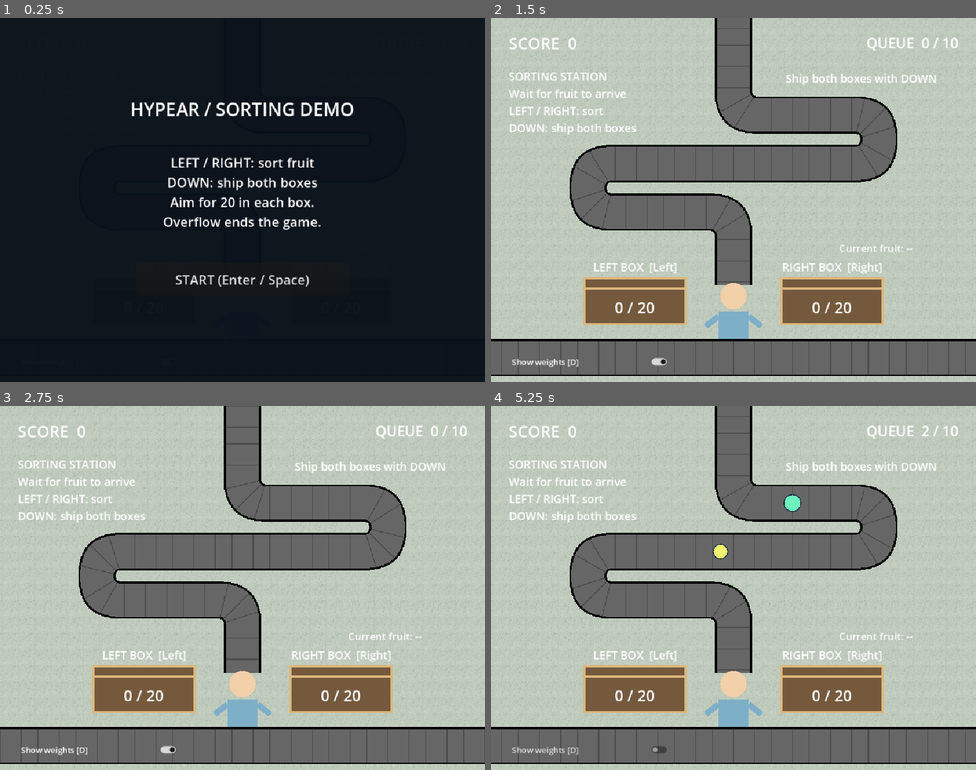
Above: before the commit, frames 1-4 (two rows, left to right).
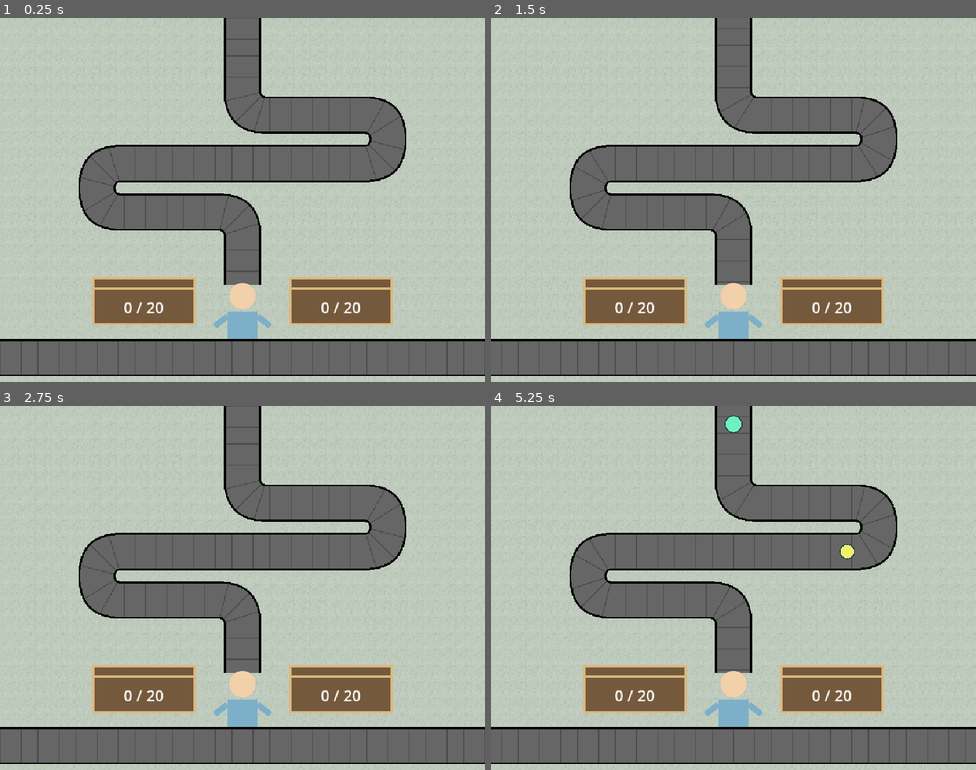
Above: after the commit, the same moments.

Repository: ryosanhin/hypear
Game: Godot game, scene res://scenes/game/game.tscn
The game is run twice, just before and just after one commit, with the same random seed, the same clock (stepped at 60 frames per second) and the same inputs.
Inputs (mouse positions are in pixels of both pictures, inside the frame that each line leads up to):
- Up to frame 1 (0.25 s): no input
- Up to frame 2 (1.5 s): click (588, 360) at 0.5 s, where only the run before the commit has a clickable "Show weights [D]"; click (733, 280) at 1.25 s, where only the run before the commit has a clickable "START (Enter / Space)"
- Up to frame 3 (2.75 s): tap Enter (start_game) at 2 s; hold Right (sort_right) from 2.03 s (still down); hold Down (ship_boxes) from 2.03 s (still down)
- Up to frame 4 (5.25 s): tap Enter (start_game) at 2.75, 2.85 s; release Right (sort_right) at 2.78 s; release Down (ship_boxes) at 2.78 s; hold Left (sort_left) 2.78-3.53 s; hold D (toggle_weights) 3.53-4.28 s; hold Right (sort_right) 3.53-5.03 s; tap Down (ship_boxes) at 4.35 s; hold Left (sort_left) from 5.03 s (still down); hold Enter (start_game) from 5.03 s (still down)

The runs differ from the first frame. In frame 1, 100% of the frame differs, in the area x 0-100%, y 0-100%; in frame 2, 2.2%; in frame 3, 2.2%; in frame 4, 2.6%.

Commit message:
feat: 箱と果実のスプライトとシーンを追加

Diff:
--- a/backgrounds/conveyor.tscn
+++ b/backgrounds/conveyor.tscn
@@ -2,15 +2,14 @@
 
 [ext_resource type="Texture2D" uid="uid://crckknvc07tx8" path="res://backgrounds/floor_tile.png" id="1_f5uci"]
 [ext_resource type="TileSet" uid="uid://s4ro47keg0x1" path="res://backgrounds/conveyor_tile_set.tres" id="1_u0rji"]
-
-[ext_resource type="Script" path="res://backgrounds/conveyor.gd" id="3_script"]
+[ext_resource type="Script" uid="uid://csq5iycsd5m2i" path="res://backgrounds/conveyor.gd" id="3_script"]
 
 [sub_resource type="Curve2D" id="Curve2D_fruit"]
 bake_interval = 2.0
 _data = {
-"points": PackedVector2Array(0, 0, 0, 0, 480, -48, 0, 0, 0, 26.509668, 480, 144, -26.509668, 0, 0, 0, 528, 192, 0, 0, 26.509668, 0, 720, 192, 0, -26.509668, 0, 26.509668, 768, 240, 26.509668, 0, 0, 0, 720, 288, 0, 0, -26.509668, 0, 240, 288, 0, -26.509668, 0, 26.509668, 192, 336, -26.509668, 0, 0, 0, 240, 384, 0, 0, 26.509668, 0, 432, 384, 0, -26.509668, 0, 0, 480, 432, 0, 0, 0, 0, 480, 504)
+"points": PackedVector2Array(0, 0, 0, 0, 480, -48, 0, 0, 0, 0, 480, 144, 0, 0, 0, 0, 492, 181, 0, 0, 0, 0, 528, 192, 0, 0, 0, 0, 720, 192, 0, 0, 0, 0, 756, 210, 0, 0, 0, 0, 768, 240, 0, 0, 0, 0, 754, 278, 0, 0, 0, 0, 720, 288, 0, 0, 0, 0, 240, 288, 0, 0, 0, 0, 206, 299, 0, 0, 0, 0, 192, 336, 0, 0, 0, 0, 206, 375, 0, 0, 0, 0, 240, 384, 0, 0, 0, 0, 432, 384, 0, 0, 0, 0, 470, 395, 0, 0, 0, 0, 480, 432, 0, 0, 0, 0, 480, 504)
 }
-point_count = 12
+point_count = 18
 
 [node name="Conveyor" type="Node2D" unique_id=914560823]
 script = ExtResource("3_script")
@@ -28,5 +27,5 @@
 tile_map_data = PackedByteArray("AAAUAA0AAQAAAAAAABAQAA0AAQAAAAAAABAMAA0AAQAAAAAAABAIAA0AAQAAAAAAABAEAA0AAQAAAAAAABAAAA …(400 unchanged characters)…
 tile_set = ExtResource("1_u0rji")
 
-[node name="FruitPath" type="Path2D" parent="."]
+[node name="FruitPath" type="Path2D" parent="." unique_id=1460154912]
 curve = SubResource("Curve2D_fruit")
--- /dev/null
+++ b/cardboard/cardboard.tscn
@@ -0,0 +1,8 @@
+[gd_scene format=3 uid="uid://dws5x03rm72mu"]
+
+[ext_resource type="Texture2D" uid="uid://bhqo6pekbphae" path="res://cardboard/cardboard.png" id="1_dc1mj"]
+
+[node name="Cardboard" type="Sprite2D" unique_id=450220743]
+texture_filter = 1
+texture = ExtResource("1_dc1mj")
+offset = Vector2(0, -48)
--- /dev/null
+++ b/pear/pear.tscn
@@ -0,0 +1,8 @@
+[gd_scene format=3 uid="uid://bcnambv625tio"]
+
+[ext_resource type="Texture2D" uid="uid://1fl2k1kg5fro" path="res://pear/pear.png" id="1_sf8sb"]
+
+[node name="Pear" type="Sprite2D" unique_id=1666238198]
+texture_filter = 1
+texture = ExtResource("1_sf8sb")
+offset = Vector2(0, -48)
--- a/scenes/game/game.tscn
+++ b/scenes/game/game.tscn
@@ -1,114 +1,106 @@
-[gd_scene load_steps=7 format=3]
+[gd_scene format=3 uid="uid://byt23a87ocmm5"]
 
-[ext_resource type="Script" path="res://scenes/game/game.gd" id="1"]
-[ext_resource type="PackedScene" path="res://backgrounds/conveyor.tscn" id="2"]
+[ext_resource type="Script" uid="uid://chg7418o7pi87" path="res://scenes/game/game.gd" id="1"]
+[ext_resource type="PackedScene" uid="uid://b6qpwg2vmpc8" path="res://backgrounds/conveyor.tscn" id="2"]
 [ext_resource type="PackedScene" path="res://views/player_view.tscn" id="3"]
 [ext_resource type="PackedScene" path="res://views/box_view.tscn" id="4"]
-[ext_resource type="Resource" path="res://game/demo_settings.tres" id="5"]
+[ext_resource type="Script" uid="uid://bduqtp860kc06" path="res://game/game_session.gd" id="6_session"]
 
-[ext_resource type="Script" path="res://game/game_session.gd" id="6_session"]
-
-[node name="Game" type="Node2D"]
+[node name="Game" type="Node2D" unique_id=726251494]
 script = ExtResource("1")
 
-[node name="Conveyor" parent="." instance=ExtResource("2")]
+[node name="Conveyor" parent="." unique_id=2026519136 instance=ExtResource("2")]
 
-[node name="Player" parent="." instance=ExtResource("3")]
+[node name="Player" parent="." unique_id=869056657 instance=ExtResource("3")]
 position = Vector2(480, 570)
 
-[node name="LeftBox" parent="." instance=ExtResource("4")]
+[node name="LeftBox" parent="." unique_id=2096603432 instance=ExtResource("4")]
 position = Vector2(285, 560)
 
-[node name="RightBox" parent="." instance=ExtResource("4")]
+[node name="RightBox" parent="." unique_id=1692497799 instance=ExtResource("4")]
 position = Vector2(675, 560)
 
-[node name="GameSession" type="Node" parent="." node_paths=PackedStringArray("conveyor", "left_box", "right_box")]
+[node name="GameSession" type="Node" parent="." unique_id=470072350 node_paths=PackedStringArray("conveyor", "left_box", "right_box")]
 script = ExtResource("6_session")
-settings = ExtResource("5")
 conveyor = NodePath("../Conveyor")
 left_box = NodePath("../LeftBox")
 right_box = NodePath("../RightBox")
 
-[node name="UI" type="CanvasLayer" parent="."]
+[node name="UI" type="CanvasLayer" parent="." unique_id=575587609]
+visible = false
 
-[node name="Score" type="Label" parent="UI"]
+[node name="Score" type="Label" parent="UI" unique_id=420133365]
 offset_left = 35.0
 offset_top = 20.0
 offset_right = 485.0
 offset_bottom = 80.0
-mouse_filter = 2
 theme_override_font_sizes/font_size = 32
 text = "SCORE  0"
-horizontal_alignment = 0
 vertical_alignment = 1
 
-[node name="QueueCount" type="Label" parent="UI"]
+[node name="QueueCount" type="Label" parent="UI" unique_id=1233893448]
 offset_left = 540.0
 offset_top = 20.0
 offset_right = 925.0
 offset_bottom = 80.0
-mouse_filter = 2
 theme_override_font_sizes/font_size = 28
 text = "QUEUE  0 / 10"
 horizontal_alignment = 2
 vertical_alignment = 1
 
-[node name="Instructions" type="Label" parent="UI"]
+[node name="Instructions" type="Label" parent="UI" unique_id=1039092073]
 offset_left = 35.0
 offset_top = 100.0
 offset_right = 420.0
 offset_bottom = 225.0
-mouse_filter = 2
 theme_override_font_sizes/font_size = 22
-text = "SORTING STATION\nWait for fruit to arrive\nLEFT / RIGHT: sort\nDOWN: ship both boxes"
-horizontal_alignment = 0
+text = "SORTING STATION
+Wait for fruit to arrive
+LEFT / RIGHT: sort
+DOWN: ship both boxes"
 vertical_alignment = 1
 
-[node name="Target" type="Label" parent="UI"]
+[node name="Target" type="Label" parent="UI" unique_id=547417485]
 offset_left = 590.0
 offset_top = 435.0
 offset_right = 935.0
 offset_bottom = 475.0
-mouse_filter = 2
 theme_override_font_sizes/font_size = 20
 text = "Current fruit: --"
 horizontal_alignment = 1
 vertical_alignment = 1
 
-[node name="LeftCaption" type="Label" parent="UI"]
+[node name="LeftCaption" type="Label" parent="UI" unique_id=725025048]
 offset_left = 155.0
 offset_top = 475.0
 offset_right = 415.0
 offset_bottom = 510.0
-mouse_filter = 2
 theme_override_font_sizes/font_size = 22
 text = "LEFT BOX  [Left]"
 horizontal_alignment = 1
 vertical_alignment = 1
 
-[node name="RightCaption" type="Label" parent="UI"]
+[node name="RightCaption" type="Label" parent="UI" unique_id=1695823666]
 offset_left = 545.0
 offset_top = 475.0
 offset_right = 805.0
 offset_bottom = 510.0
-mouse_filter = 2
 theme_override_font_sizes/font_size = 22
 text = "RIGHT BOX  [Right]"
 horizontal_alignment = 1
 vertical_alignment = 1
 
-[node name="Shipment" type="Label" parent="UI"]
+[node name="Shipment" type="Label" parent="UI" unique_id=499051614]
 offset_left = 540.0
 offset_top = 100.0
 offset_right = 925.0
 offset_bottom = 140.0
-mouse_filter = 2
 theme_override_font_sizes/font_size = 22
 text = "Ship both boxes with DOWN"
 horizontal_alignment = 1
 vertical_alignment = 1
 
-[node name="DebugToggle" type="CheckButton" parent="UI"]
+[node name="DebugToggle" type="CheckButton" parent="UI" unique_id=390342783]
 offset_left = 35.0
 offset_top = 655.0
 offset_right = 355.0
@@ -116,34 +108,34 @@
 focus_mode = 0
 text = "Show weights [D]"
 
-[node name="Overlay" type="ColorRect" parent="UI"]
+[node name="Overlay" type="ColorRect" parent="UI" unique_id=1701168143]
 offset_right = 960.0
 offset_bottom = 720.0
 color = Color(0.035, 0.065, 0.1, 0.97)
 
-[node name="Title" type="Label" parent="UI/Overlay"]
+[node name="Title" type="Label" parent="UI/Overlay" unique_id=1362098096]
+layout_mode = 0
 offset_left = 70.0
 offset_top = 140.0
 offset_right = 890.0
 offset_bottom = 220.0
-mouse_filter = 2
 theme_override_font_sizes/font_size = 36
 text = "HYPEAR / SORTING DEMO"
 horizontal_alignment = 1
 vertical_alignment = 1
 
-[node name="Summary" type="Label" parent="UI/Overlay"]
+[node name="Summary" type="Label" parent="UI/Overlay" unique_id=681639154]
+layout_mode = 0
 offset_left = 100.0
 offset_top = 255.0
 offset_right = 860.0
 offset_bottom = 435.0
-mouse_filter = 2
 theme_override_font_sizes/font_size = 26
-text = ""
 horizontal_alignment = 1
 vertical_alignment = 1
 
-[node name="Start" type="Button" parent="UI/Overlay"]
+[node name="Start" type="Button" parent="UI/Overlay" unique_id=1260924957]
+layout_mode = 0
 offset_left = 270.0
 offset_top = 485.0
 offset_right = 690.0
Binary file added: cardboard/cardboard.png
Not shown, added: cardboard/cardboard.png.import
Binary file added: pear/pear.png
Not shown, added: pear/pear.png.import
